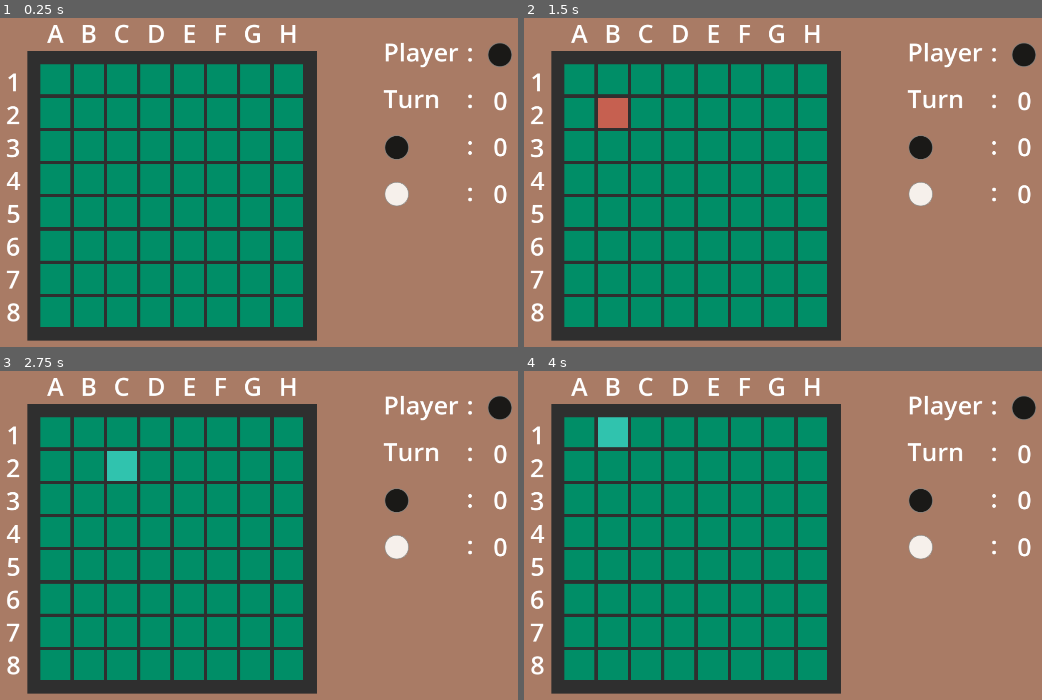
Above: before the commit, frames 1-4 (two rows, left to right).
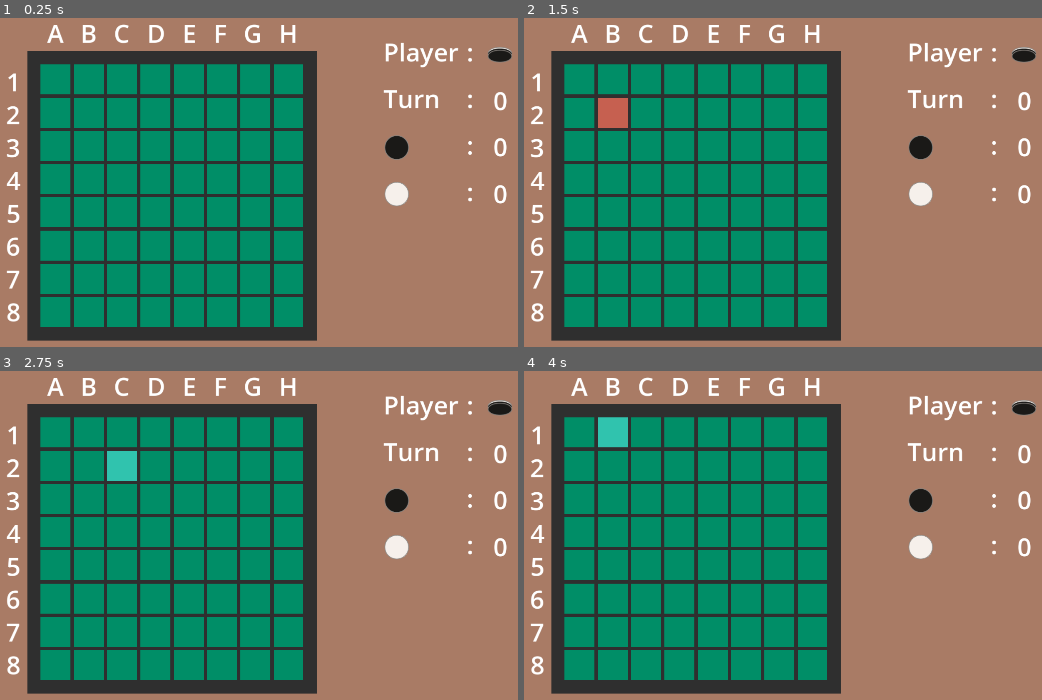
Above: after the commit, the same moments.

Repository: LStace/Reversi-Godot-4
Game: Godot game, scene res://scenes/main.tscn
Two runs of this game, one before a commit and one after it. Both use one fixed random seed, a clock stepped at 60 frames per second and the inputs below.
Inputs (mouse positions are in pixels of both pictures, inside the frame that each line leads up to):
- Up to frame 1 (0.25 s): no input
- Up to frame 2 (1.5 s): tap Enter at 0.5 s; move the mouse to (1005, 149) at 0.52 s; press the mouse at (1005, 149) at 0.53 s; hold Right (move_right) 0.53-1.28 s; tap Space at 1.25 s; move the mouse to (669, 195) at 1.27 s; release the mouse at (669, 195) at 1.28 s; hold Down (move_down) from 1.28 s (still down); click (669, 195) at 1.35 s
- Up to frame 3 (2.75 s): tap Enter at 2 s; move the mouse to (383, 426) at 2.02 s; release Down (move_down) at 2.03 s; press the mouse at (383, 426) at 2.03 s; hold Right (move_right) from 2.03 s (still down)
- Up to frame 4 (4 s): tap Space at 2.75 s; move the mouse to (788, 614) at 2.77 s; release Right (move_right) at 2.78 s; release the mouse at (788, 614) at 2.78 s; hold Up (move_up) 2.78-3.53 s; click (788, 614) at 2.85 s; tap Enter at 3.5 s; move the mouse to (outside the picture) at 3.52 s; press the mouse at (outside the picture) at 3.53 s; hold Left (move_left) from 3.53 s (still down)

The runs differ from the first frame. In frame 1, 0.1% of the frame differs, in the area x 94-99%, y 7-15%; in frame 2, 0.1%; in frame 3, 0.1%; in frame 4, 0.1%.

Commit message:
Added Disc Animations
Created animation for flipping a disc from light to dark and from dark to light.

Diff:
--- a/Reversi Game/scenes/disc.tscn
+++ b/Reversi Game/scenes/disc.tscn
@@ -1,11 +1,34 @@
-[gd_scene load_steps=5 format=3 uid="uid://d0ysam42gl4nh"]
+[gd_scene load_steps=11 format=3 uid="uid://d0ysam42gl4nh"]
 
 [ext_resource type="Texture2D" uid="uid://cwerc2eps75ti" path="res://sprites/dark_disc_1.png" id="1_jgg3e"]
 [ext_resource type="Texture2D" uid="uid://b3h3prt8fjaw6" path="res://sprites/light_disc_1.png" id="2_he6aa"]
+[ext_resource type="Texture2D" uid="uid://sttbgd3brrg" path="res://sprites/dark_disc_2.png" id="2_xb5rd"]
 [ext_resource type="Script" path="res://scripts/disc.gd" id="3_dm3rt"]
+[ext_resource type="Texture2D" uid="uid://b4ri4egoys81o" path="res://sprites/dark_disc_3.png" id="3_fhqrl"]
+[ext_resource type="Texture2D" uid="uid://d3tli6ejvo2b1" path="res://sprites/dark_disc_4.png" id="4_bwxwi"]
+[ext_resource type="Texture2D" uid="uid://bfd5vq5m5jxtj" path="res://sprites/light_disc_2.png" id="6_6iruj"]
+[ext_resource type="Texture2D" uid="uid://00qk1ncxbvhh" path="res://sprites/light_disc_3.png" id="7_uj8de"]
+[ext_resource type="Texture2D" uid="uid://cce8xh2swndsj" path="res://sprites/light_disc_4.png" id="8_8vodf"]
 
 [sub_resource type="SpriteFrames" id="SpriteFrames_fbody"]
 animations = [{
+"frames": [{
+"duration": 1.0,
+"texture": ExtResource("2_xb5rd")
+}, {
+"duration": 1.0,
+"texture": ExtResource("3_fhqrl")
+}, {
+"duration": 1.0,
+"texture": ExtResource("4_bwxwi")
+}, {
+"duration": 1.0,
+"texture": ExtResource("2_he6aa")
+}],
+"loop": false,
+"name": &"dark_light_flip",
+"speed": 14.0
+}, {
 "frames": [{
 "duration": 1.0,
 "texture": ExtResource("1_jgg3e")
@@ -13,6 +36,23 @@
 "loop": true,
 "name": &"dark_resting",
 "speed": 5.0
+}, {
+"frames": [{
+"duration": 1.0,
+"texture": ExtResource("6_6iruj")
+}, {
+"duration": 1.0,
+"texture": ExtResource("7_uj8de")
+}, {
+"duration": 1.0,
+"texture": ExtResource("8_8vodf")
+}, {
+"duration": 1.0,
+"texture": ExtResource("1_jgg3e")
+}],
+"loop": false,
+"name": &"light_dark_flip",
+"speed": 14.0
 }, {
 "frames": [{
 "duration": 1.0,
@@ -25,5 +65,5 @@
 
 [node name="Disc" type="AnimatedSprite2D"]
 sprite_frames = SubResource("SpriteFrames_fbody")
-animation = &"dark_resting"
+animation = &"dark_light_flip"
 script = ExtResource("3_dm3rt")
--- a/Reversi Game/scripts/disc.gd
+++ b/Reversi Game/scripts/disc.gd
@@ -1,10 +1,11 @@
 extends AnimatedSprite2D
 
-var animations = ["light_resting", "dark_resting"]
+var animations = [["light_resting", "dark_light_flip"], ["dark_resting", "light_dark_flip"]]
 
 
 func place(side):
-	play(animations[int(side)])
+	play(animations[int(side)][0])
 
 func flip(side):
-	play(animations[int(side)])
+	play(animations[int(side)][1])
+	#play(animations[int(side)][0])
Binary file added: Reversi Game/sprites/dark_disc_2.png
Not shown, added: Reversi Game/sprites/dark_disc_2.png.import
Binary file added: Reversi Game/sprites/dark_disc_3.png
Not shown, added: Reversi Game/sprites/dark_disc_3.png.import
Binary file added: Reversi Game/sprites/dark_disc_4.png
Not shown, added: Reversi Game/sprites/dark_disc_4.png.import
Binary file added: Reversi Game/sprites/light_disc_2.png
Not shown, added: Reversi Game/sprites/light_disc_2.png.import
Binary file added: Reversi Game/sprites/light_disc_3.png
Not shown, added: Reversi Game/sprites/light_disc_3.png.import
Binary file added: Reversi Game/sprites/light_disc_4.png
Not shown, added: Reversi Game/sprites/light_disc_4.png.import
